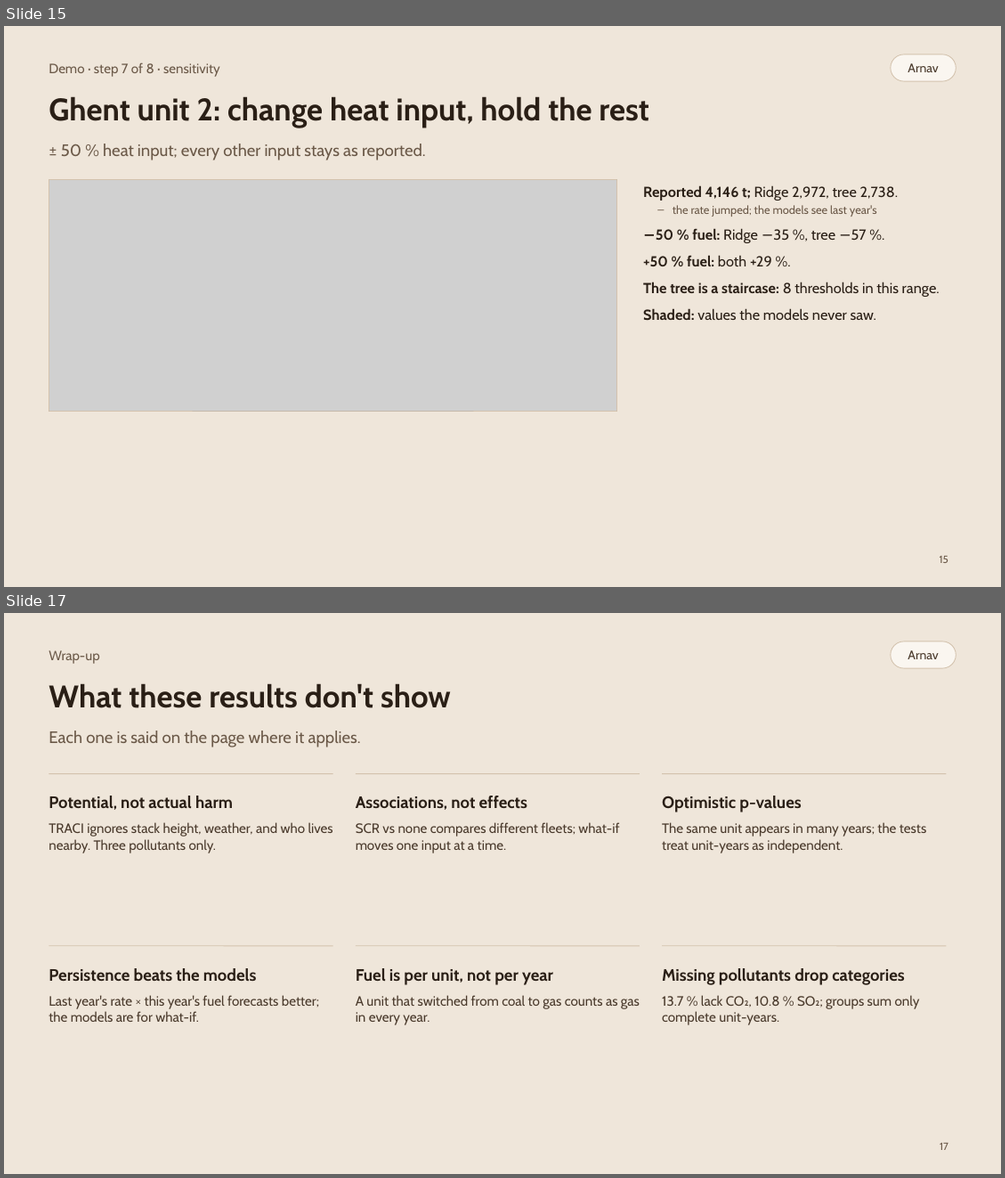
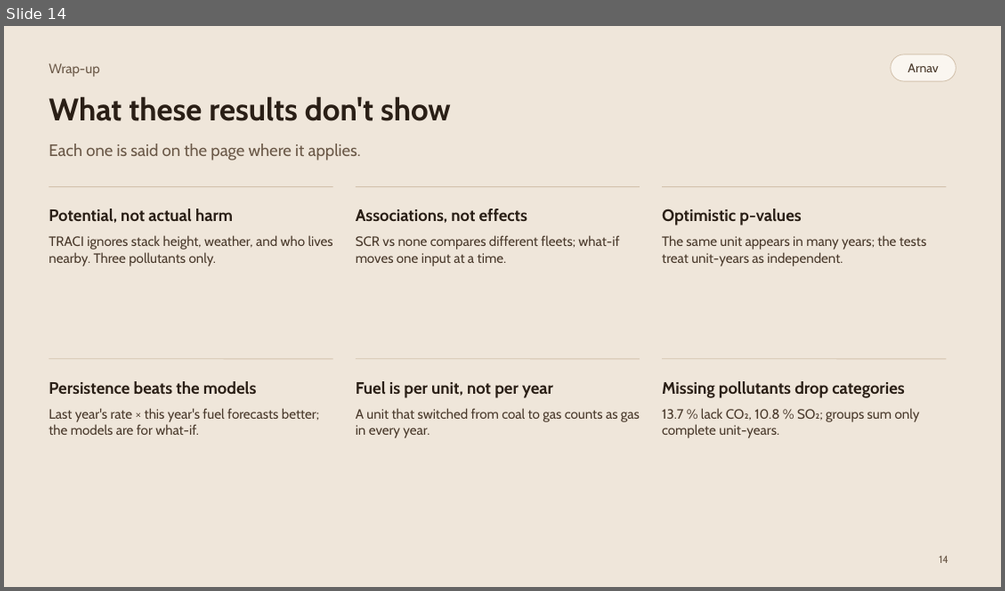
Before and after one commit to raajbanga/epaData, a slide deck: report/phase2/slides/epaData-slides.pptx. Shown one above the other, each under a label of ours: slides 15 and 17 before the commit, slide 14 after it; the slides between them are not shown. The pictures are 1005x1178 and 1005x591 pixels, drawn with LibreOffice and Linux fonts; fonts in the diff are those of the drawing; grey boxes stand for pictures. Boxes give left, top, right and bottom in pixels: in the first picture for what was removed or moved away, otherwise in the second. Text is boxed around its words. In the diff, an @@ line names an element or a change of style, - is before the commit and + after.

Commit message:
docs(slides): explain TRACI and the data split; demo two steps per slide
- New slides: which TRACI factors and why, and how they map onto our mass columns
- New slides: the year-based split and why, and how each model was chosen
- Demo steps two per slide; drop the demo overview
- Live site link as large as the GitHub link

```diff
--- a/report/phase2/slides/epaData-slides.pptx
+++ b/report/phase2/slides/epaData-slides.pptx
@@ slide 15 removed at bbox=[4, 26, 1001, 587], background #EFE6DA @@
@@ text removed at bbox=[48, 62, 220, 76] @@
-Demo · step 7 of 8 · sensitivity
@@ rounded rectangle removed at bbox=[890, 54, 956, 81] @@
@@ text removed at bbox=[907, 63, 938, 72] @@
-Arnav
@@ text removed at bbox=[48, 96, 649, 128] @@
-Ghent unit 2: change heat input, hold the rest
@@ text removed at bbox=[61, 143, 426, 160] @@
-± 50 % heat input; every other input stays as reported.
@@ picture removed at bbox=[48, 179, 617, 410] @@
@@ rectangle removed at bbox=[48, 179, 617, 410] @@
@@ text removed at bbox=[643, 185, 939, 320] @@
-▪ Reported 4,146 t; Ridge 2,972, tree 2,738.
-  – the rate jumped; the models see last year's
-▪ −50 % fuel: Ridge −35 %, tree −57 %.
-▪ +50 % fuel: both +29 %.
-▪ The tree is a staircase: 8 thresholds in this range.
-▪ Shaded: values the models never saw.
@@ page number removed at bbox=[939, 556, 948, 563] @@
-15
@@ what was slide 17 is now slide 14 @@
@@ page number at bbox=[938, 556, 948, 563]: text changed @@
-17
+14
```
Also in this commit, not shown: 1 slide changed, 7 slides added, 9 other slides removed, 3 other files.
